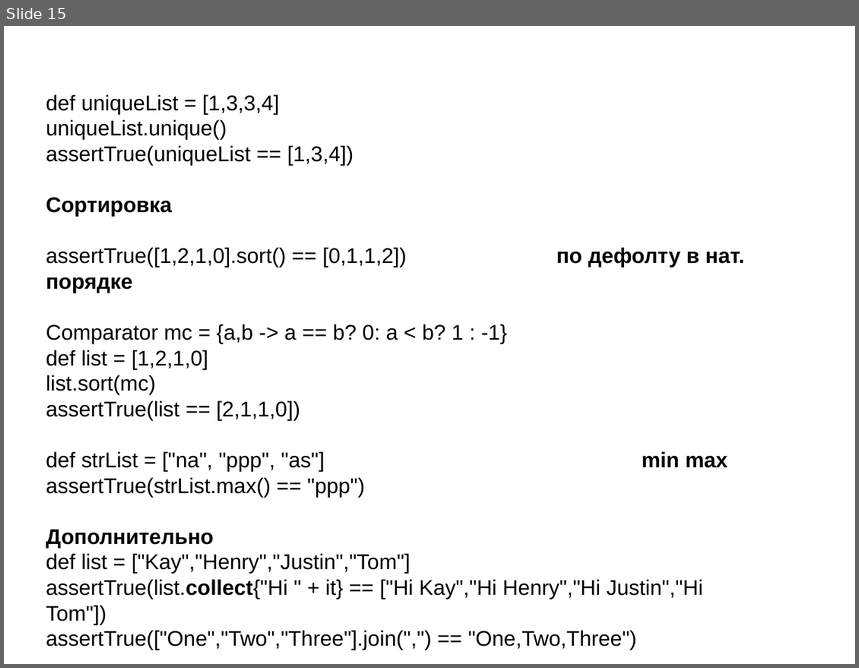
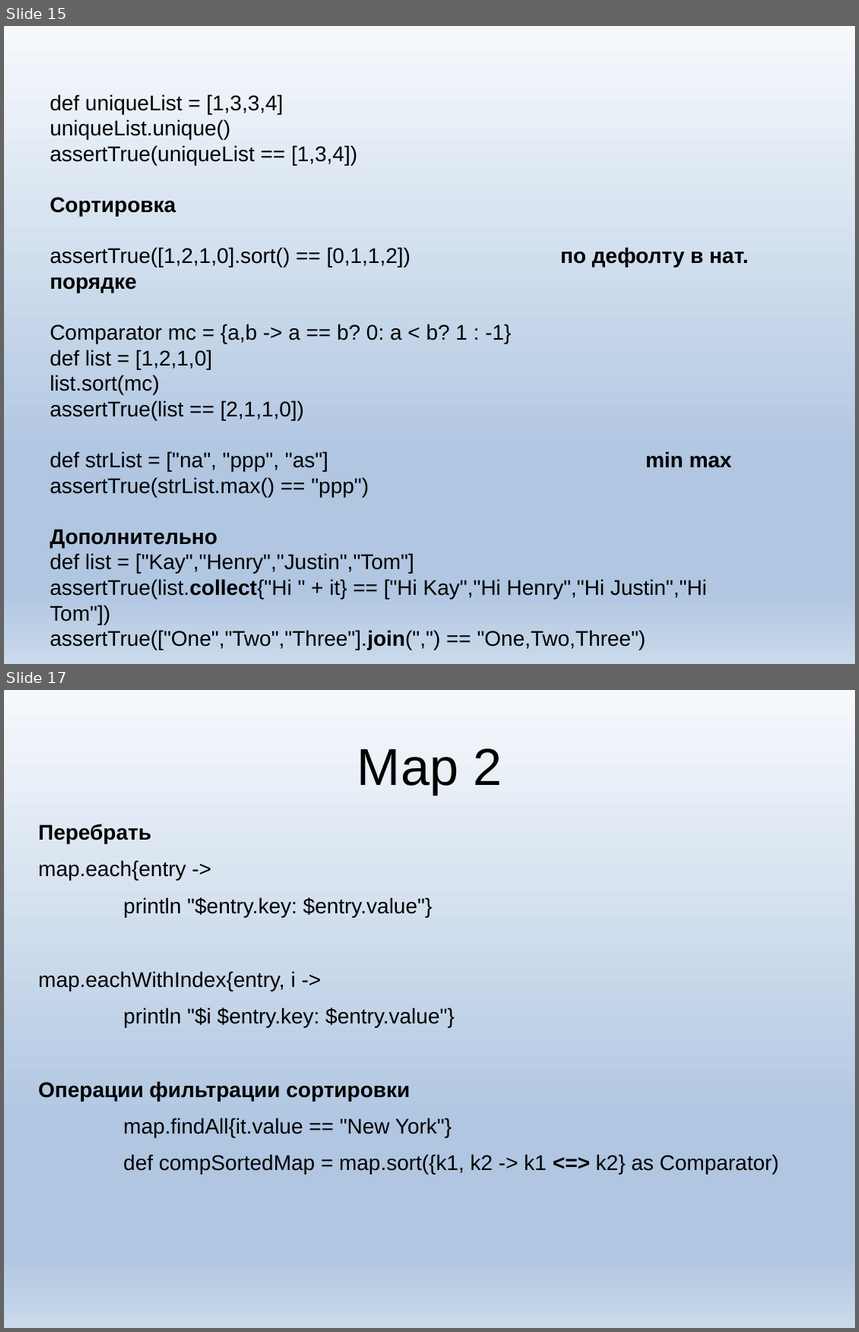
Before and after one commit to KZaharow/groovy, a slide deck: lets groovy.pptx. Shown one above the other, each under a label of ours: slide 15 before the commit, slides 15 and 17 after it; the slides between them are not shown. The pictures are 859x668 and 859x1332 pixels, drawn with LibreOffice and Linux fonts; fonts in the diff are those of the drawing; background and template pictures are left out. Boxes give left, top, right and bottom in pixels: in the first picture for what was removed or moved away, otherwise in the second. Text is boxed around its words. In the diff, an @@ line names an element or a change of style, - is before the commit and + after.

```diff
--- a/lets groovy.pptx
+++ b/lets groovy.pptx
@@ slide 17 added at [4, 690, 855, 1328], background gradient #F6F9FC to #B0C6E1 to #CAD9EB @@
@@ title added at [357, 749, 502, 795], 44 pt, text #000000 @@
+Мар 2
@@ text added at [38, 824, 779, 1175], 18 pt, text #000000 @@
+Перебрать
+map.each{entry ->
+println "$entry.key: $entry.value"}
+map.eachWithIndex{entry, i ->
+println "$i $entry.key: $entry.value"}
+Операции фильтрации сортировки
+map.findAll{it.value == "New York"}
+def compSortedMap = map.sort({k1, k2 -> k1 <=> k2} as Comparator)
@@ slide 15 changed as well @@
@@ background picture (left out) to gradient #F6F9FC to #B0C6E1 to #CAD9EB @@
@@ text at [50, 630, 646, 650]: bold on in "assertTrue(["One","Two","Three"].join(",")" @@
```
Also in this commit, not shown: 14 other slides changed, 1 other slide added, 1 other file.
